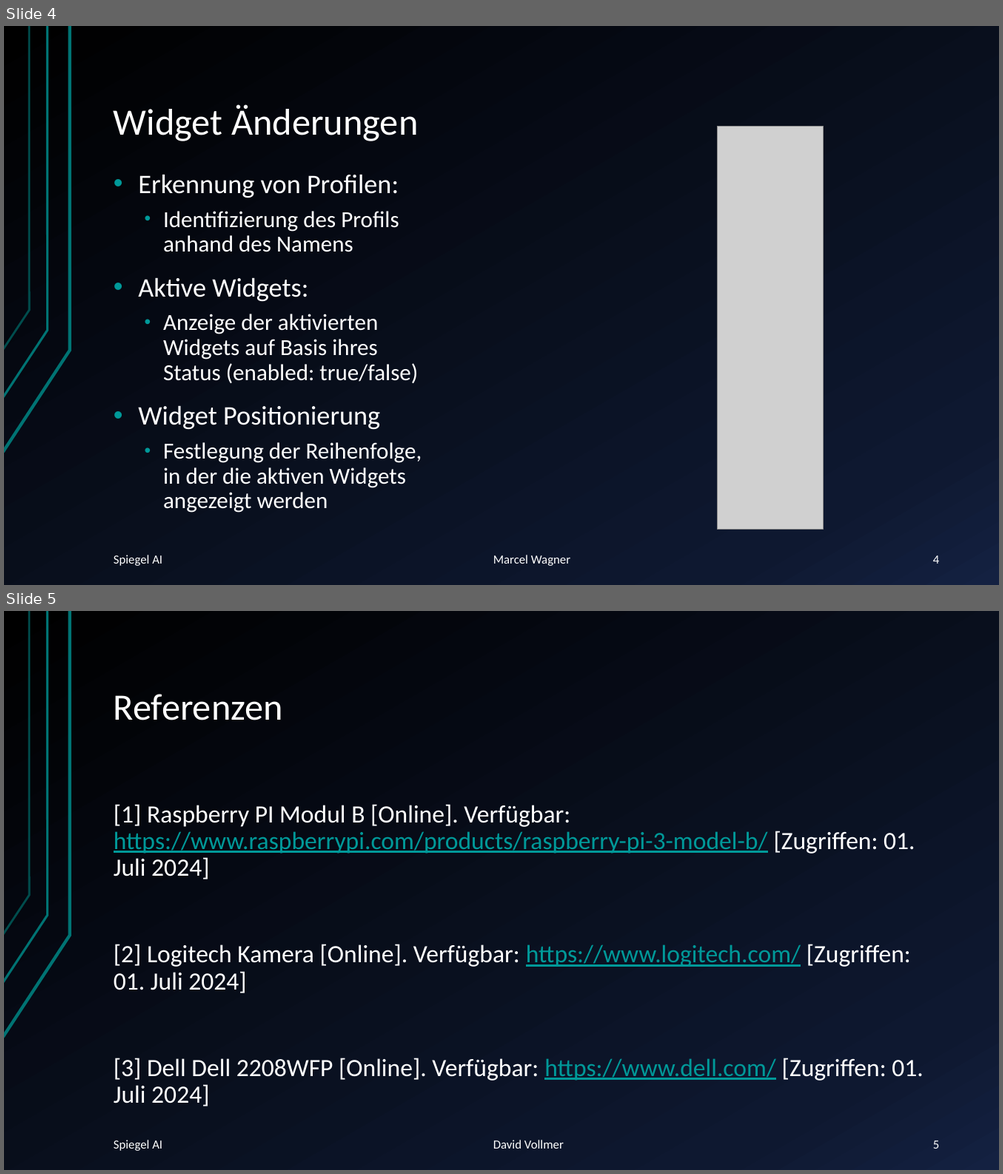
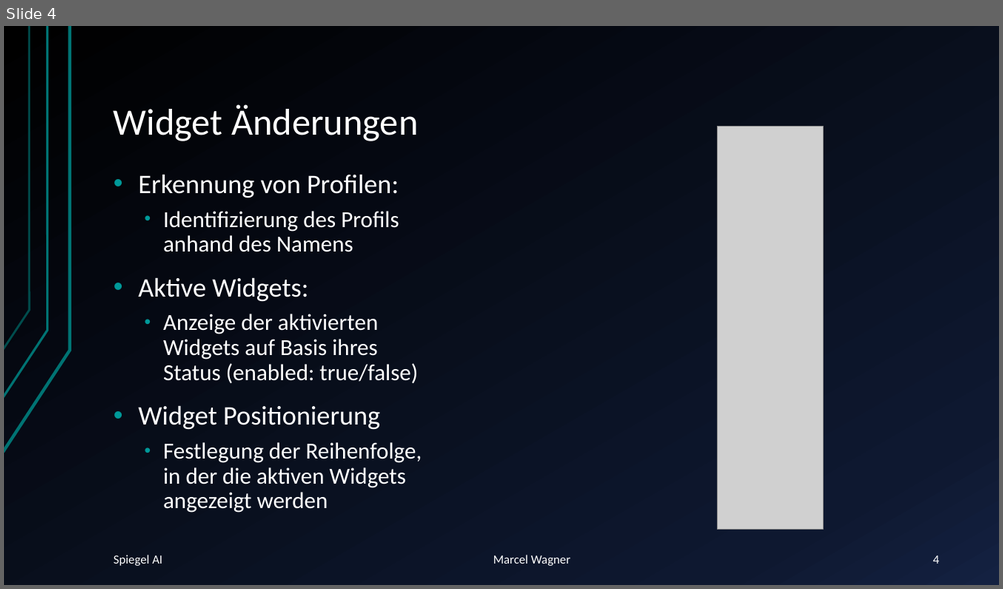
Before and after one commit to NightPic/Spiegel-AI, a slide deck: documentation/dt_g5_spiegel_ai_praesentation_wagner.pptx. Shown one above the other, each under a label of ours: slides 4 and 5 before the commit, slide 4 after it. The pictures are 1003x1174 and 1003x589 pixels, drawn with LibreOffice and Linux fonts; fonts in the diff are those of the drawing; grey boxes stand for pictures. Boxes give left, top, right and bottom in pixels: in the first picture for what was removed or moved away, otherwise in the second. Text is boxed around its words. In the diff, an @@ line names an element or a change of style, - is before the commit and + after.

Commit message:
Changed Reference

```diff
--- a/documentation/dt_g5_spiegel_ai_praesentation_wagner.pptx
+++ b/documentation/dt_g5_spiegel_ai_praesentation_wagner.pptx
@@ slide 5 removed at bbox=[4, 611, 999, 1170], background gradient #000000 to #0F1931 to #142242; not listed: 3 template elements that a slide beside it also shows @@
@@ title removed at bbox=[114, 694, 283, 721] @@
-Referenzen
@@ text removed at bbox=[114, 804, 922, 1107] @@
-[1] Raspberry PI Modul B [Online]. Verfügbar:
-https://www.raspberrypi.com/products/raspberry-pi-3-model-b/ [Zugriffen: 01. Juli 2024]
-[2] Logitech Kamera [Online]. Verfügbar: https://www.logitech.com/ [Zugriffen: 01. Juli 2024]
-[3] Dell Dell 2208WFP [Online]. Verfügbar: https://www.dell.com/ [Zugriffen: 01. Juli 2024]
@@ text removed at bbox=[114, 1140, 563, 1151] @@
-Spiegel AI David Vollmer
@@ page number removed at bbox=[933, 1141, 939, 1149] @@
-5
```
